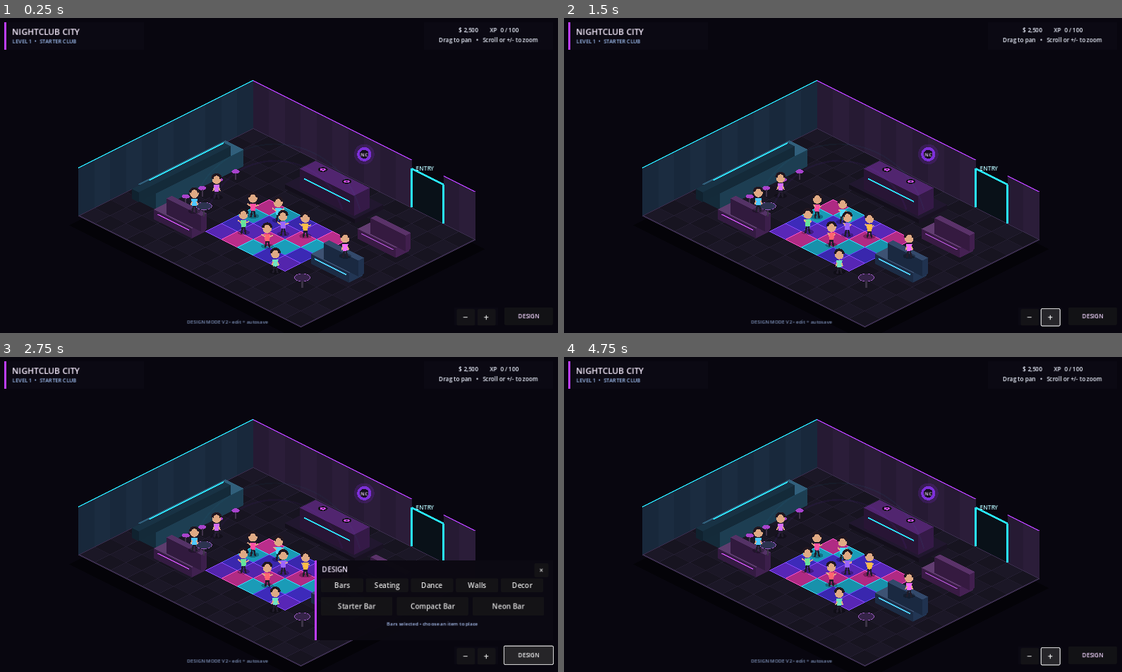
Above: before the commit, frames 1-4 (two rows, left to right).
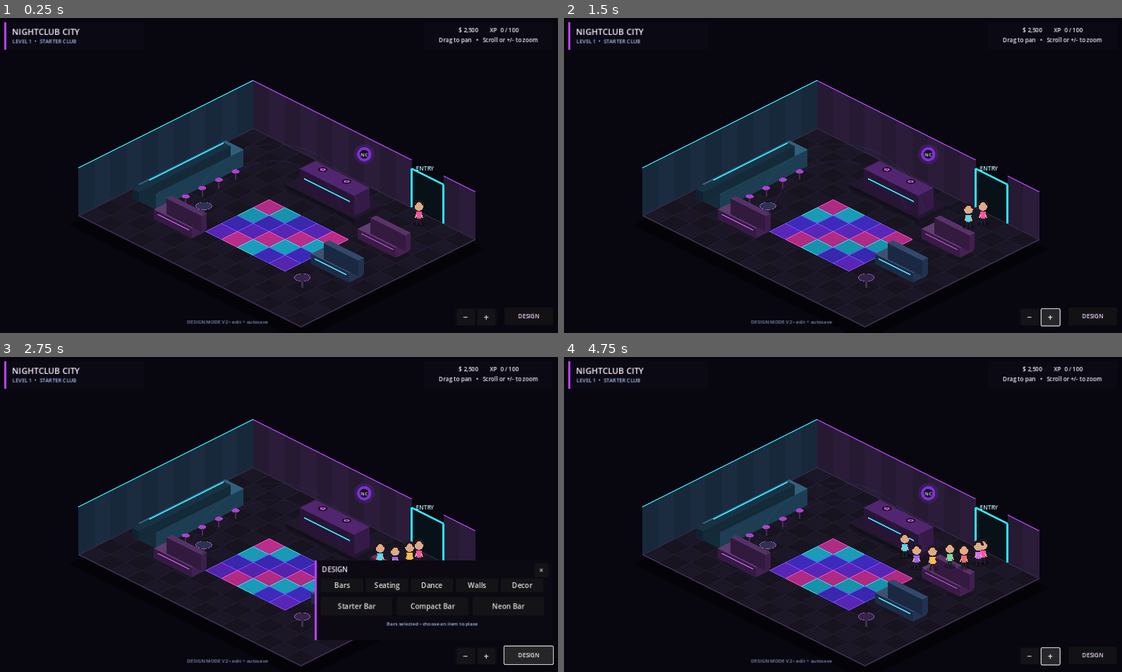
Above: after the commit, the same moments.

Repository: 22crob/Nightclub-City
Game: Godot game, scene res://scenes/main.tscn
Two runs of this game, one before a commit and one after it. Both use one fixed random seed, a clock stepped at 60 frames per second and the inputs below.
Inputs:
- Up to frame 1 (0.25 s): no input
- Up to frame 2 (1.5 s): click "−" at 0.5 s; click "+" at 1.25 s
- Up to frame 3 (2.75 s): click "DESIGN" at 2 s
- Up to frame 4 (4.75 s): click "×" at 2.75 s; click "−" at 3.5 s; click "+" at 4.25 s

The runs differ from the first frame. In frame 1, 0.9% of the frame differs, in the area x 33-76%, y 49-80%; in frame 2, 1.0%; in frame 3, 1.0%; in frame 4, 1.3%.

Commit message:
Add NPC enter activity and leave behavior

Diff:
--- a/godot/scripts/main.gd
+++ b/godot/scripts/main.gd
@@ -38,6 +38,10 @@
 var selected_object_index: int = -1
 var moving_object_index: int = -1
 const SAVE_PATH: String = "user://club_layout.json"
+const NPC_SPEED: float = 0.95
+
+var npc_agents: Array = []
+var npc_cycle_count: int = 0
 
 var item_catalog: Dictionary = {
 	"Bars": [
@@ -65,19 +69,6 @@
 	]
 }
 
-var npc_positions: Array[Vector2] = [
-	Vector2(5.3, 5.3),
-	Vector2(6.4, 4.8),
-	Vector2(7.4, 5.5),
-	Vector2(8.2, 4.9),
-	Vector2(6.0, 6.6),
-	Vector2(7.6, 6.7),
-	Vector2(2.9, 5.2),
-	Vector2(3.1, 6.8),
-	Vector2(10.7, 4.9),
-	Vector2(9.5, 8.1)
-]
-
 var npc_colors: Array[Color] = [
 	Color("#ff4fa3"),
 	Color("#51d9ff"),
@@ -92,7 +83,7 @@
 ]
 
 func _ready() -> void:
-	print("Nightclub City Design Mode v1 loaded.")
+	print("Nightclub City NPC Behavior v1 loaded.")
 	zoom_out_button.pressed.connect(_zoom_out)
 	zoom_in_button.pressed.connect(_zoom_in)
 	design_button.pressed.connect(_toggle_design_drawer)
@@ -110,11 +101,13 @@
 	delete_button.pressed.connect(_delete_selected_object)
 	done_button.pressed.connect(_deselect_object)
 	_load_layout()
+	_initialize_npcs()
 	_set_category("Bars")
 	queue_redraw()
 
 func _process(delta: float) -> void:
 	anim_time += delta
+	_update_npcs(delta)
 	queue_redraw()
 
 func _unhandled_input(event: InputEvent) -> void:
@@ -379,10 +372,24 @@
 	draw_set_transform(Vector2.ZERO, 0.0, Vector2.ONE)
 
 func _draw_npcs() -> void:
-	for i in range(npc_positions.size()):
-		var pos: Vector2 = _iso(npc_positions[i].x, npc_positions[i].y)
-		var bob: float = sin(anim_time * 2.6 + float(i) * 0.7) * 1.6
-		_draw_avatar(pos - Vector2(0, bob), npc_colors[i], i < 6)
+	for i in range(npc_agents.size()):
+		var npc: Dictionary = npc_agents[i]
+		if float(npc["spawn_delay"]) > 0.0:
+			continue
+
+		var tile_pos: Vector2 = npc["pos"]
+		var screen_pos: Vector2 = _iso(tile_pos.x, tile_pos.y)
+		var state: String = str(npc["state"])
+		var activity: String = str(npc["activity"])
+		var dancing: bool = state == "activity" and activity == "dance"
+		var bob: float = 0.0
+
+		if state == "entering" or state == "walking" or state == "leaving":
+			bob = sin(anim_time * 8.0 + float(i)) * 1.2
+		elif dancing:
+			bob = sin(anim_time * 3.0 + float(i) * 0.7) * 1.8
+
+		_draw_avatar(screen_pos - Vector2(0, bob), npc["color"], dancing)
 
 func _draw_avatar(pos: Vector2, shirt: Color, dancing: bool) -> void:
 	var skin: Color = Color("#e0aa84")
@@ -743,3 +750,113 @@
 			"y": int(raw_obj.get("y", 0)),
 			"color": restored_color
 		})
+
+
+func _initialize_npcs() -> void:
+	npc_agents.clear()
+	for i in range(npc_colors.size()):
+		var activity: String = _activity_for_index(i)
+		var agent: Dictionary = {
+			"pos": Vector2(11.0, 0.55),
+			"target": Vector2(10.6, 1.65),
+			"state": "waiting",
+			"activity": activity,
+			"activity_target": _activity_target(activity, i),
+			"timer": 0.0,
+			"spawn_delay": float(i) * 0.75,
+			"color": npc_colors[i]
+		}
+		npc_agents.append(agent)
+
+func _activity_for_index(index: int) -> String:
+	var slot: int = index % 3
+	if slot == 0:
+		return "dance"
+	if slot == 1:
+		return "bar"
+	return "lounge"
+
+func _activity_target(activity: String, index: int) -> Vector2:
+	if activity == "dance":
+		var dance_points: Array[Vector2] = [
+			Vector2(5.7, 5.0),
+			Vector2(6.8, 5.3),
+			Vector2(8.1, 5.1),
+			Vector2(6.1, 6.5),
+			Vector2(7.6, 6.4)
+		]
+		return dance_points[index % dance_points.size()]
+
+	if activity == "bar":
+		var bar_points: Array[Vector2] = [
+			Vector2(2.55, 3.8),
+			Vector2(2.55, 4.9),
+			Vector2(2.55, 6.0),
+			Vector2(2.55, 7.0)
+		]
+		return bar_points[index % bar_points.size()]
+
+	var lounge_points: Array[Vector2] = [
+		Vector2(9.7, 3.9),
+		Vector2(9.8, 6.7),
+		Vector2(4.0, 8.1)
+	]
+	return lounge_points[index % lounge_points.size()]
+
+func _update_npcs(delta: float) -> void:
+	for i in range(npc_agents.size()):
+		var npc: Dictionary = npc_agents[i]
+		var spawn_delay: float = float(npc["spawn_delay"])
+
+		if spawn_delay > 0.0:
+			spawn_delay -= delta
+			npc["spawn_delay"] = spawn_delay
+			if spawn_delay <= 0.0:
+				npc["state"] = "entering"
+				npc["pos"] = Vector2(11.0, 0.55)
+				npc["target"] = Vector2(10.6, 1.65)
+			npc_agents[i] = npc
+			continue
+
+		var state: String = str(npc["state"])
+
+		if state == "entering":
+			if _move_agent_toward(npc, delta):
+				npc["state"] = "walking"
+				npc["target"] = npc["activity_target"]
+
+		elif state == "walking":
+			if _move_agent_toward(npc, delta):
+				npc["state"] = "activity"
+				npc["timer"] = 4.5 + float(i % 4) * 1.1
+
+		elif state == "activity":
+			npc["timer"] = float(npc["timer"]) - delta
+			if float(npc["timer"]) <= 0.0:
+				npc["state"] = "leaving"
+				npc["target"] = Vector2(10.6, 1.65)
+
+		elif state == "leaving":
+			if _move_agent_toward(npc, delta):
+				npc_cycle_count += 1
+				var next_activity: String = _activity_for_index(i + npc_cycle_count)
+				npc["activity"] = next_activity
+				npc["activity_target"] = _activity_target(next_activity, i + npc_cycle_count)
+				npc["state"] = "waiting"
+				npc["pos"] = Vector2(11.0, 0.55)
+				npc["target"] = Vector2(10.6, 1.65)
+				npc["spawn_delay"] = 2.0 + float(i % 3) * 0.65
+
+		npc_agents[i] = npc
+
+func _move_agent_toward(npc: Dictionary, delta: float) -> bool:
+	var pos: Vector2 = npc["pos"]
+	var target: Vector2 = npc["target"]
+	var step: float = NPC_SPEED * delta
+
+	if pos.distance_to(target) <= step:
+		npc["pos"] = target
+		return true
+
+	npc["pos"] = pos.move_toward(target, step)
+	return false
